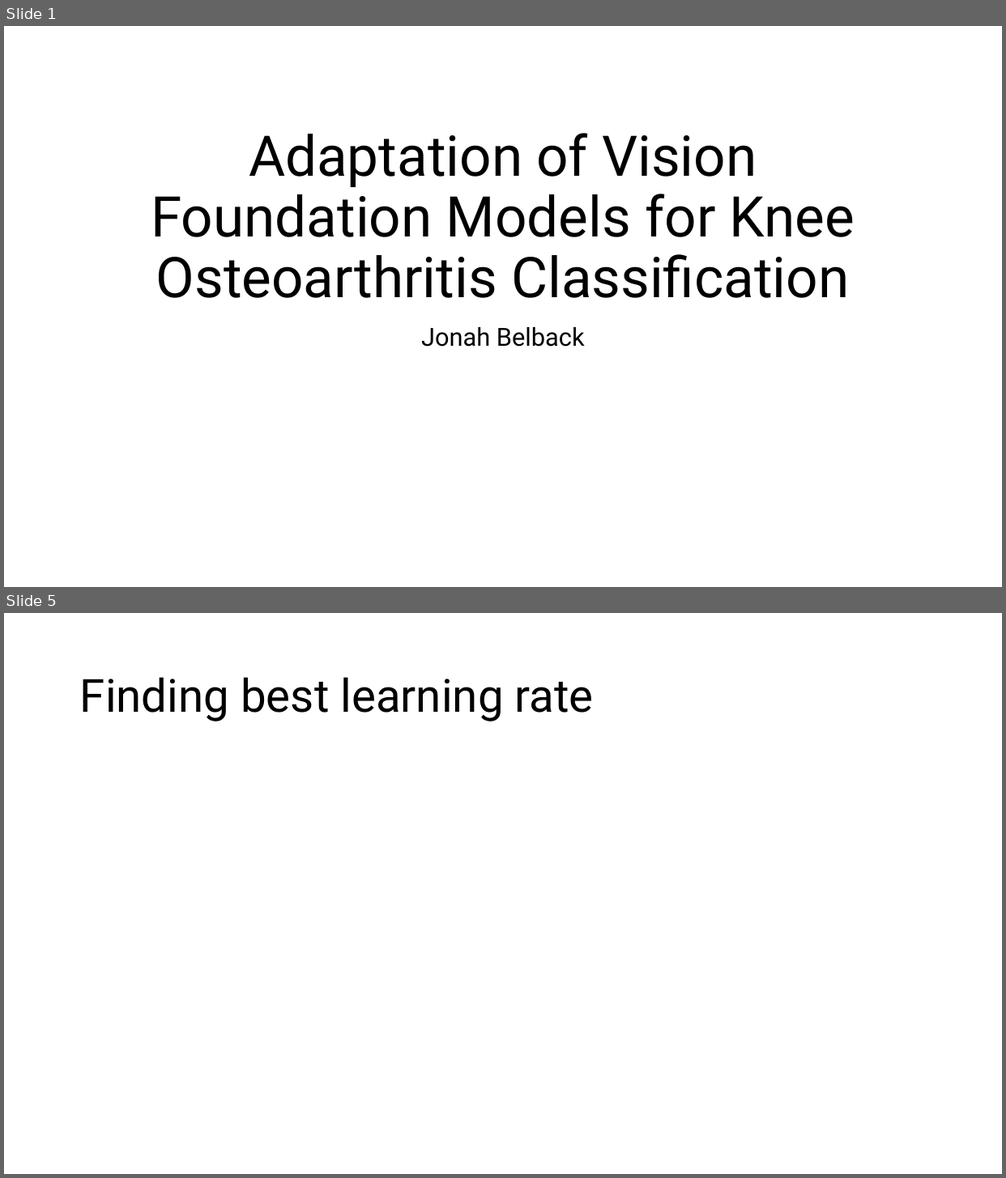
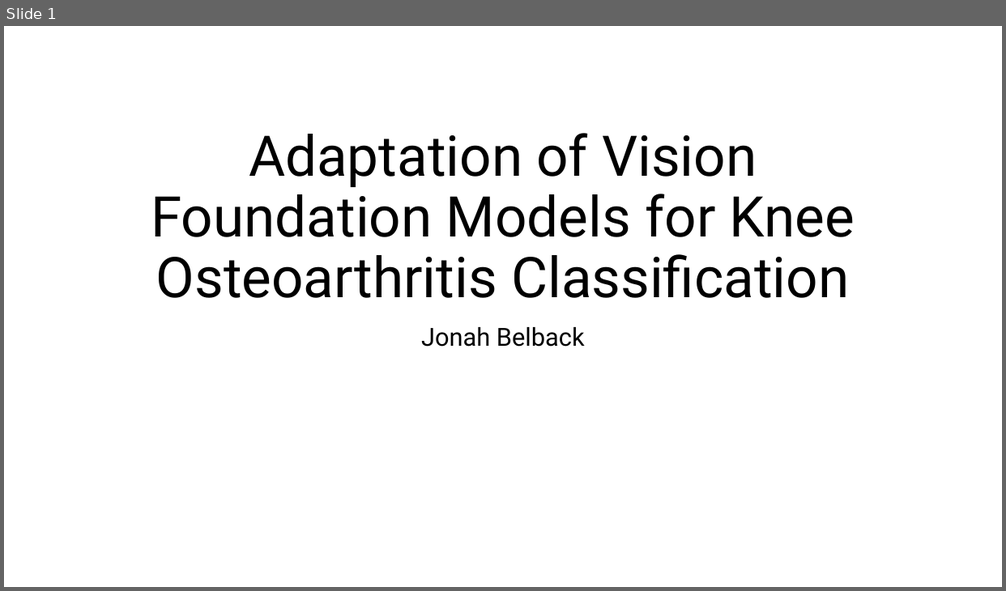
Before and after one commit to turtneck/HI2459-FinalProject-option1, a slide deck: HI2459_finalproject-option1-presentation_jeb382.pptx. Shown one above the other, each under a label of ours: slides 1 and 5 before the commit, slide 1 after it; the slides between them are not shown. The pictures are 1006x1178 and 1006x591 pixels, drawn with LibreOffice and Linux fonts; fonts in the diff are those of the drawing. Boxes give left, top, right and bottom in pixels: in the first picture for what was removed or moved away, otherwise in the second. Text is boxed around its words. In the diff, an @@ line names an element or a change of style, - is before the commit and + after.

```diff
--- a/HI2459_finalproject-option1-presentation_jeb382.pptx
+++ b/HI2459_finalproject-option1-presentation_jeb382.pptx
@@ slide 5 removed at (4,613,1002,1174), background #FFFFFF @@
@@ title removed at (80,677,594,722) @@
-Finding best learning rate
```
Also in this commit, not shown: 2 slides changed, 5 slides added, 6 other slides removed, 1 other file.
